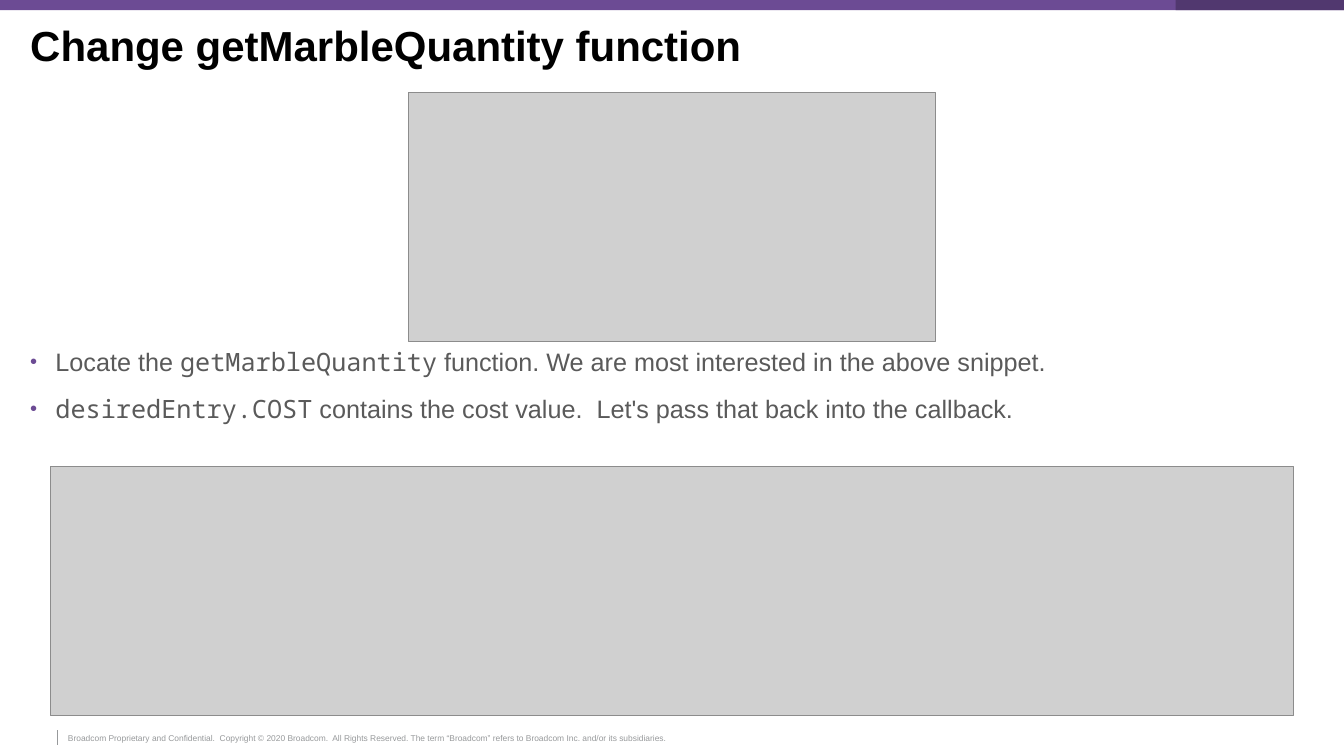
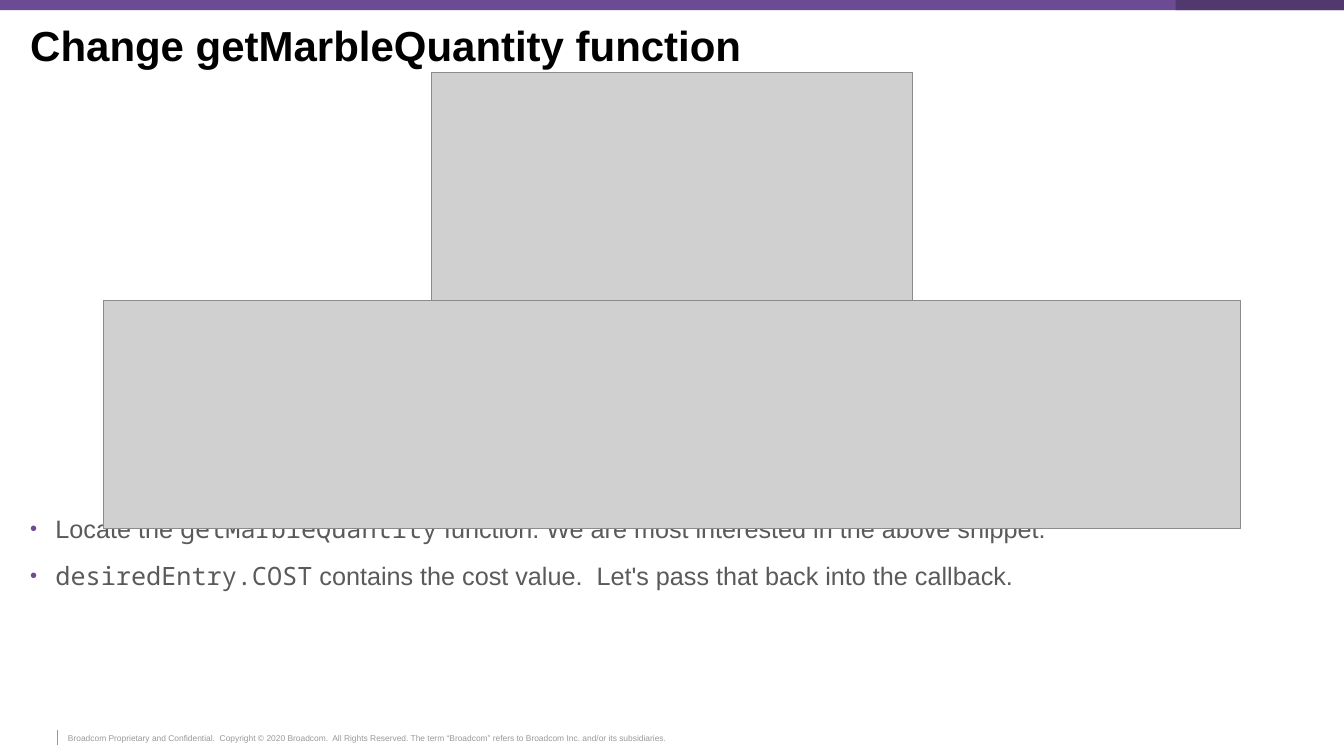
Before and after one commit to McQuitty-Broadcom/Zowe-DevOps-Example, a slide deck: slide 69 of .workshop/DevOps-Workshop.pptx. Drawn at 1344x756 pixels with LibreOffice and Linux fonts; fonts in the diff are those of the drawing; grey boxes stand for pictures; background and template pictures are left out. Boxes give left, top, right and bottom in pixels: in the first picture for what was removed or moved away, otherwise in the second. Text is boxed around its words. In the diff, an @@ line names an element or a change of style, - is before the commit and + after.

Commit message:
Updating PPT

```diff
--- a/.workshop/DevOps-Workshop.pptx
+++ b/.workshop/DevOps-Workshop.pptx
@@ picture: place and size @@
-picture at (408, 93, 936, 342)
+picture at (432, 73, 913, 300)
@@ picture: place and size @@
-picture at (50, 467, 1295, 716)
+picture at (104, 300, 1241, 528)
@@ text "Locate the getMarbleQuantity function. We ...": place and size @@
-text "Locate the getMarbleQuantity function. We ..." at (55, 352, 1045, 424)
+text "Locate the getMarbleQuantity function. We ..." at (55, 517, 1045, 591)
```
Also in this commit, not shown: 1 other slide changed.
